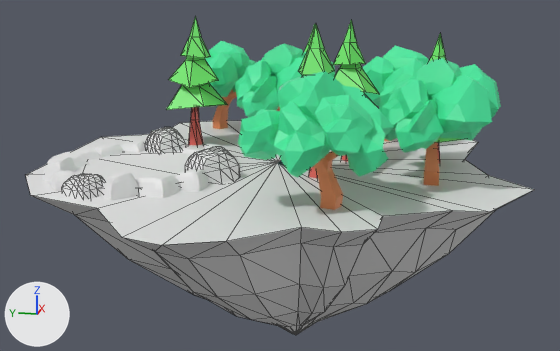
The glTF model public/Floating_Island.glb, before and after one commit.
One viewpoint serves both versions: a camera (50 mm lens) standing at (-28.0, -5.3, 7.3) and looking at (-0.4, 0.2, 0.4). The lights are fixed; the arrows at lower left show +X, +Y and +Z. Mesh edges are drawn as thin lines on the coarser meshes. Where no turn or scale is listed for an object, it has been applied to the vertices. Vertices at the same position are counted once.

Names of what the first picture shows: 'Cube.002', 'Cube.005', 'Tree1.001', 'Tree1.002', 'Tree1.004', 'Tree2', 'Tree2.001', 'Tree2.002', 'Tree2.003', 'Tree2.004', 'Vert.001', '柱体'.
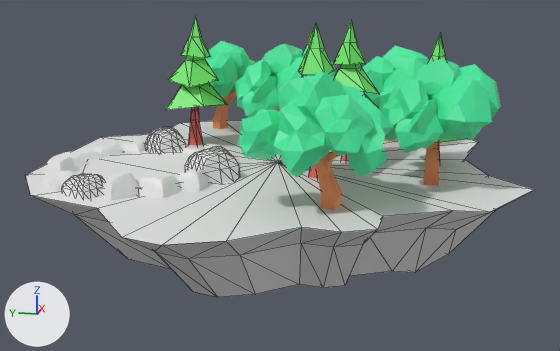
Pixel boxes [x1, y1, x2, y2] of what changed, in the pictures (560 x 351 px):
```json
{"object": "Vert.001", "change": "reshaped", "before": [26, 120, 535, 335], "after": [26, 120, 535, 297], "on screen": "18% shorter"}
{"part": 1, "of": "me_vert_004", "change": "deleted", "before": [130, 256, 445, 335]}
```

The change, as JSON lines over the scene's bpy script:
```json
{"block": "me_vert_004", "where": "# used by ob_vert_001; location = (0.03, -0.07, 0.01)"}
{"op": "remove", "block": "me_vert_004", "code": "me_vert_004.from_pydata(...)  # 157 vertices, 350 faces; spans x -10.0..8.8, y -8.6..9.1, z -5.9..0.8"}
{"op": "add", "block": "me_vert_004", "code": "me_vert_004.from_pydata(...)  # 81 vertices, 175 faces; spans x -10.0..8.8, y -8.6..9.1, z -1.8..0.8"}
{"block": "me_vert_004", "change": "me_vert_004 part 1"}
{"block": "me_vert_004", "change": "76 vertices are removed from x -4.6..3.5, y -4.0..3.7, z -5.9..-3.5"}
{"block": "me_vert_004", "change": "175 faces are deleted"}
```
